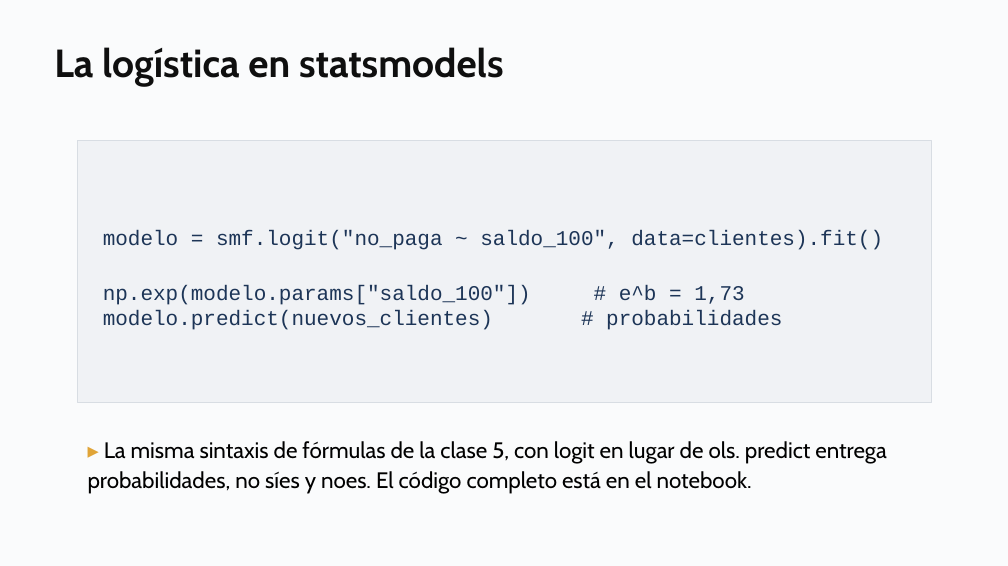
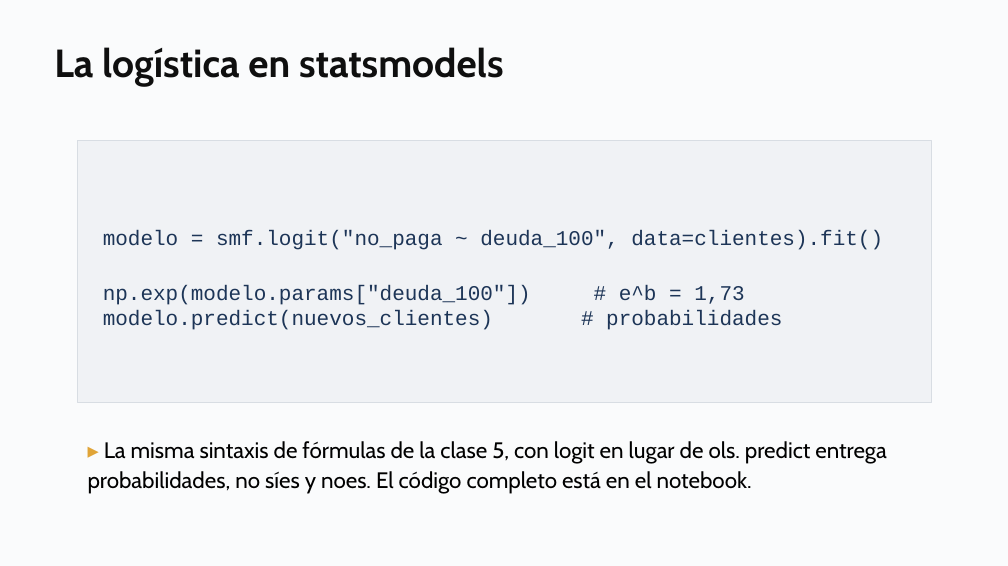
Before and after one commit to daniopitz/diplomado-cdd, a slide deck: slide 16 of presentaciones/clase06_regresion_logistica.pptx. Drawn at 1008x566 pixels with LibreOffice and Linux fonts; fonts in the diff are those of the drawing. Boxes give left, top, right and bottom in pixels: in the first picture for what was removed or moved away, otherwise in the second. Text is boxed around its words. In the diff, an @@ line names an element or a change of style, - is before the commit and + after.

```diff
--- a/presentaciones/clase06_regresion_logistica.pptx
+++ b/presentaciones/clase06_regresion_logistica.pptx
@@ text in rectangle at (x1=103, y1=230, x2=883, y2=305): text changed @@
-modelo = smf.logit("no_paga ~ saldo_100", data=clientes).fit()
-np.exp(modelo.params["saldo_100"]) # e^b = 1,73
+modelo = smf.logit("no_paga ~ deuda_100", data=clientes).fit()
+np.exp(modelo.params["deuda_100"]) # e^b = 1,73
```
Also in this commit, not shown: 7 other slides changed, 6 other files.
